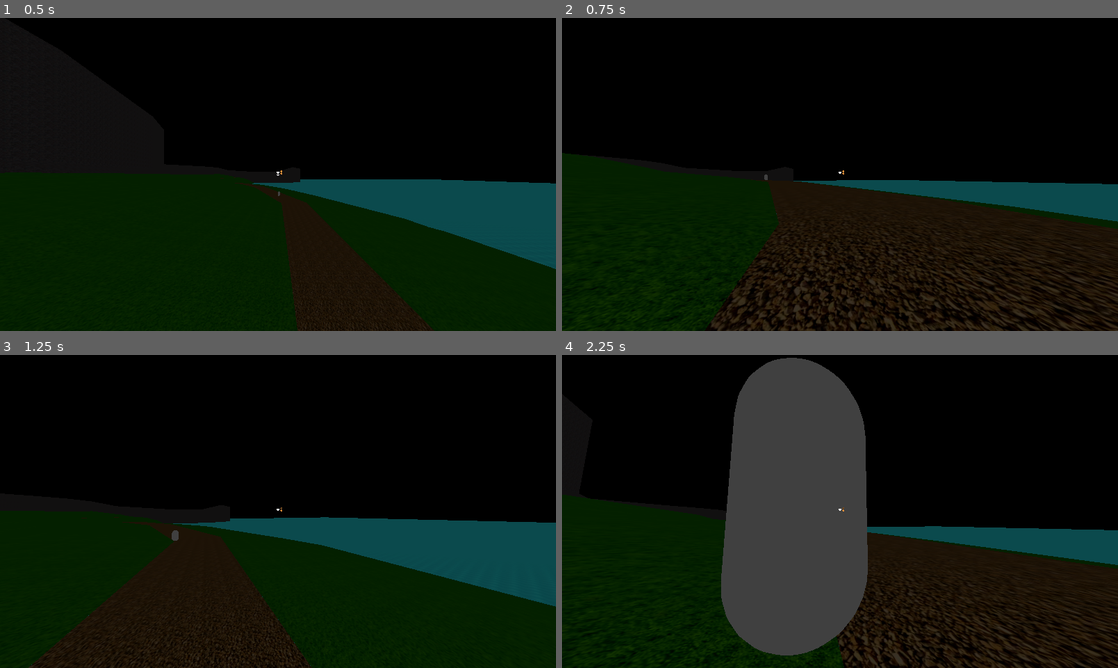
Above: before the commit, frames 1-4 (two rows, left to right).
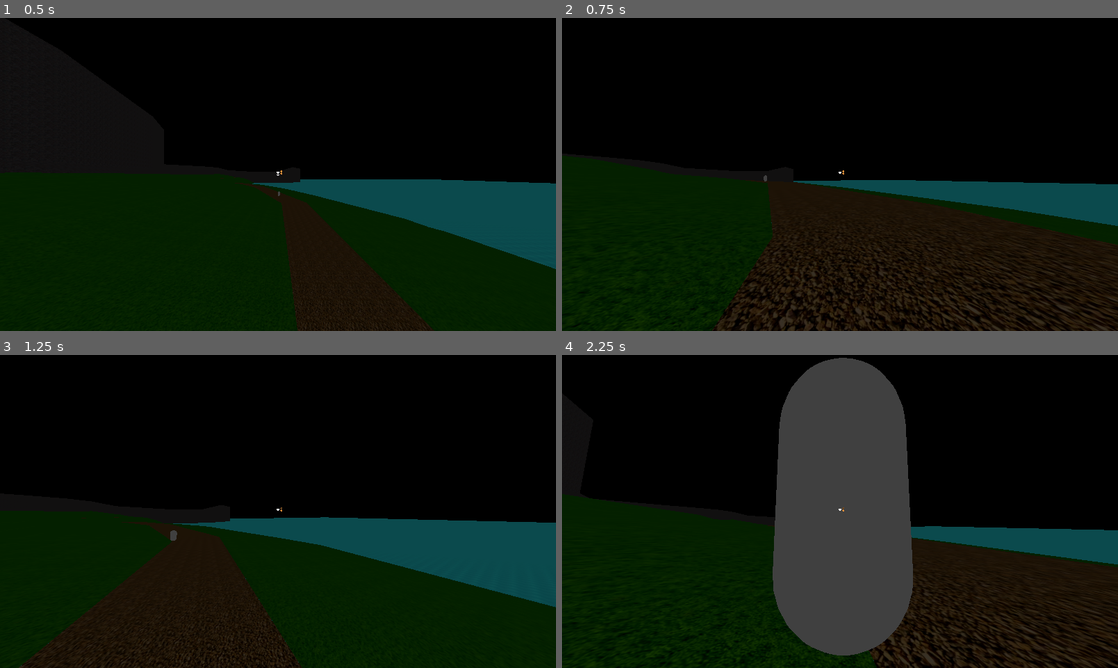
Above: after the commit, the same moments.

Repository: SebastianS-HTL/Magic-Potion-Project
Game: Godot game, scene res://node_3d.tscn
Two runs of this game, one before a commit and one after it. Both use one fixed random seed, a clock stepped at 60 frames per second and the inputs below.
Inputs (mouse positions are in pixels of both pictures, inside the frame that each line leads up to):
- Up to frame 1 (0.5 s): no input
- Up to frame 2 (0.75 s): move the mouse to (867, 174) at 0.52 s; hold W (move_forward) from 0.53 s (still down); hold Ctrl (ctrl) from 0.53 s (still down)
- Up to frame 3 (1.25 s): keep holding W (move_forward); keep holding Ctrl (ctrl); tap Space (jump) at 0.77 s; tap Shift (shift) at 0.8 s
- Up to frame 4 (2.25 s): keep holding W (move_forward); move the mouse to (812, 511) at 1.27 s; release Ctrl (ctrl) at 1.28 s; tap Shift (shift) at 1.35 s; tap Space (jump) at 1.52 s; tap Ctrl (ctrl) at 1.55 s; move the mouse to (851, 505) at 2.02 s; hold Ctrl (ctrl) from 2.03 s (still down)

Frame 1 is identical in both runs. In frame 2, 5.8% of the frame differs, in the area x 0-100%, y 43-100%; in frame 3, 0.9%; in frame 4, 19%, in the area x 0-100%, y 0-100%.

Commit message:
add screenshape method and implementation in impact

Diff:
--- a/camera_3d.gd
+++ b/camera_3d.gd
@@ -1,5 +1,30 @@
 extends Camera3D
 
-# Called every frame. 'delta' is the elapsed time since the previous frame.
+var shaking = false
+var timer = 0
+var intens = 0
+
 func _process(delta: float) -> void:
 	set_fov(get_parent().get_parent().get_parent().get_child(2).get_child(2).get_child(4).get_value())
+
+	if shaking:
+		if timer > 0:
+			print(timer)
+			timer -= delta
+
+			var rng = RandomNumberGenerator.new()
+			var my_random_number1 = rng.randf_range(-intens, intens)
+			var my_random_number2 = rng.randf_range(-intens, intens)
+
+			set_h_offset(my_random_number1)
+			set_v_offset(my_random_number2)
+	else:
+		shaking = false
+		set_h_offset(0)
+		set_v_offset(0)
+
+func do_screen_shake(time,intensitivity):
+	print("eeeeee-received")
+	shaking = true
+	timer = time
+	intens = intensitivity
--- a/character_body_3d.gd
+++ b/character_body_3d.gd
@@ -253,6 +253,7 @@
 
 #when a gp is high anof (bro dont judge me)
 func impact():
+	camera.do_screen_shake(0.1,0.7)
 	extra_jump_height += extra_jump_height_increase
 	#print("n-word goes boom")
 
--- a/project.godot
+++ b/project.godot
@@ -66,3 +66,8 @@
 "events": [Object(InputEventKey,"resource_local_to_scene":false,"resource_name":"","device":-1,"window_id":0,"alt_press …(195 unchanged characters)…
 ]
 }
+anyTest={
+"deadzone": 0.5,
+"events": [Object(InputEventKey,"resource_local_to_scene":false,"resource_name":"","device":-1,"window_id":0,"alt_pressed":false,"shift_pressed":false,"ctrl_pressed":false,"meta_pressed":false,"pressed":false,"keycode":0,"physical_keycode":72,"key_label":0,"unicode":104,"location":0,"echo":false,"script":null)
+]
+}
